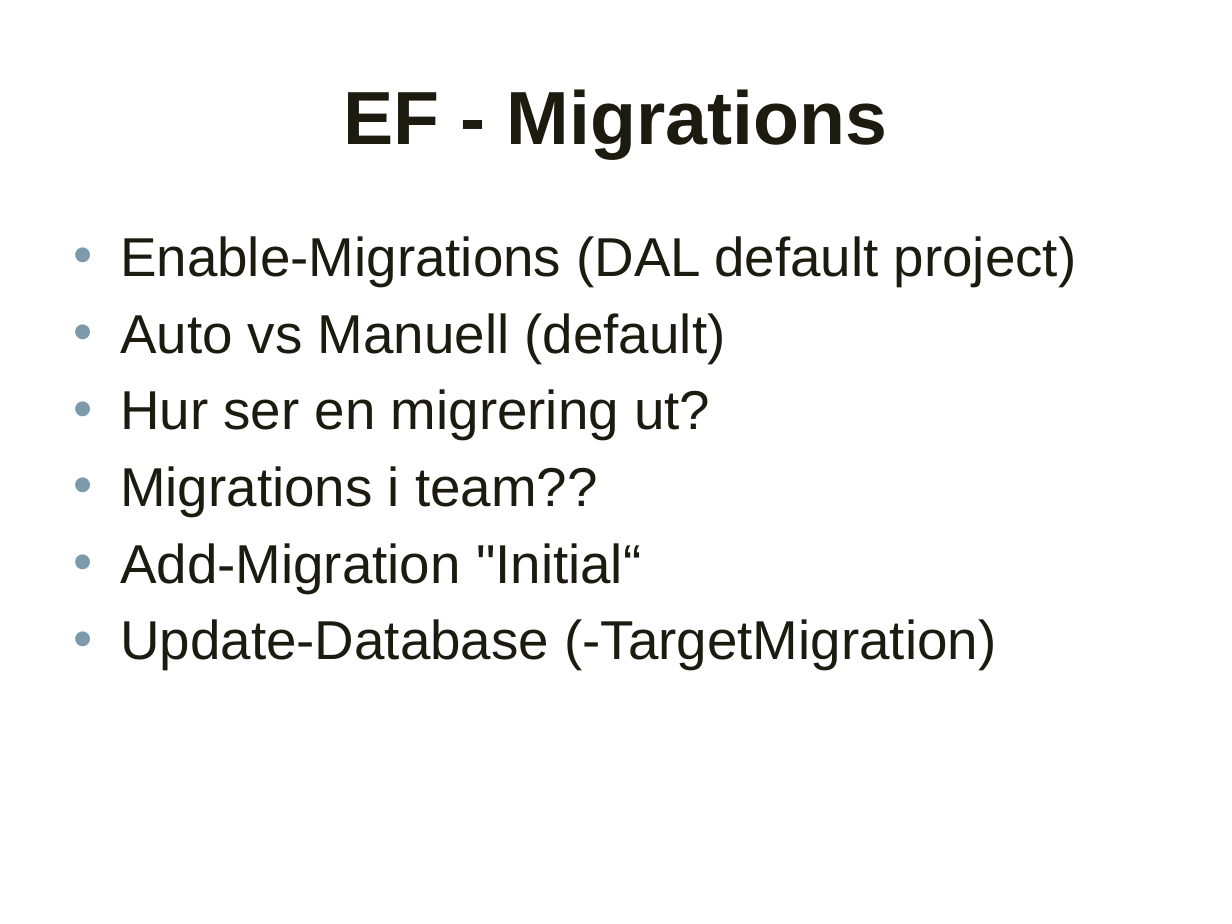
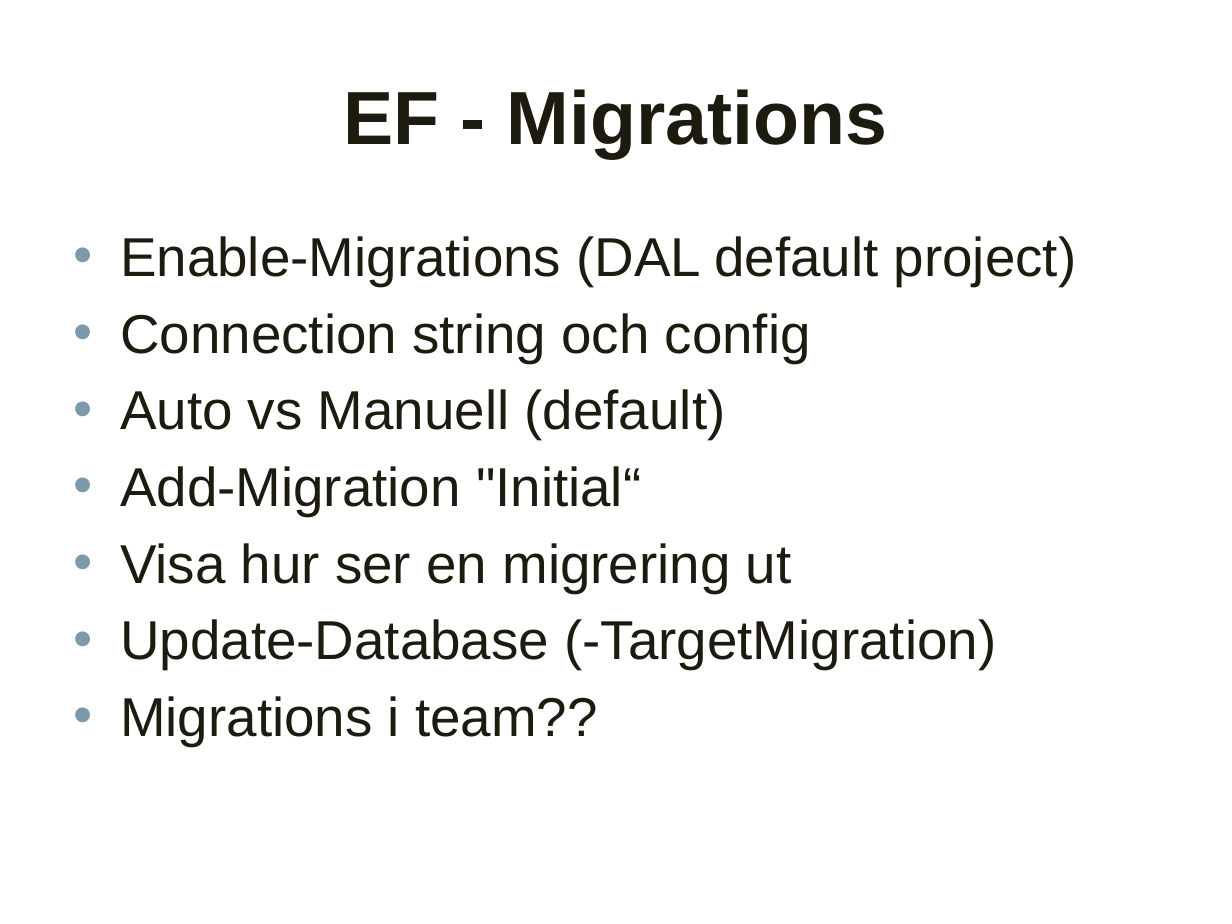
Before and after one commit to altenstedt/OpKoKo.15.2.WebApi, a slide deck: slide 4 of DataAccess.pptx. Drawn at 1232x924 pixels with LibreOffice and Linux fonts; fonts in the diff are those of the drawing; background and template pictures are left out. Boxes give left, top, right and bottom in pixels: in the first picture for what was removed or moved away, otherwise in the second. Text is boxed around its words. In the diff, an @@ line names an element or a change of style, - is before the commit and + after.

```diff
--- a/DataAccess.pptx
+++ b/DataAccess.pptx
@@ text at [120,313,811,363]: paragraph added @@
+• Connection string och config
@@ text at [120,466,996,669]: text changed @@
-• Hur ser en migrering ut?
+• Add-Migration "Initial“
+• Visa hur ser en migrering ut
+• Update-Database (-TargetMigration)
@@ text at [120,543,996,669]: paragraphs removed @@
-• Add-Migration "Initial“
-• Update-Database (-TargetMigration)
```
Also in this commit, not shown: 5 other slides changed, 1 other file.
